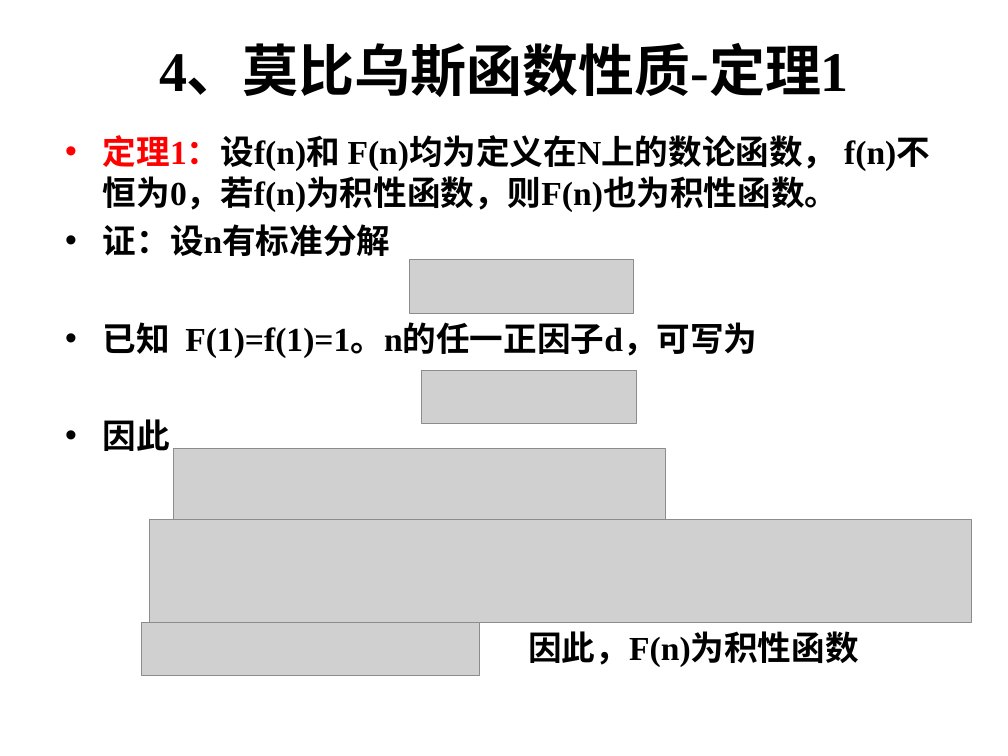
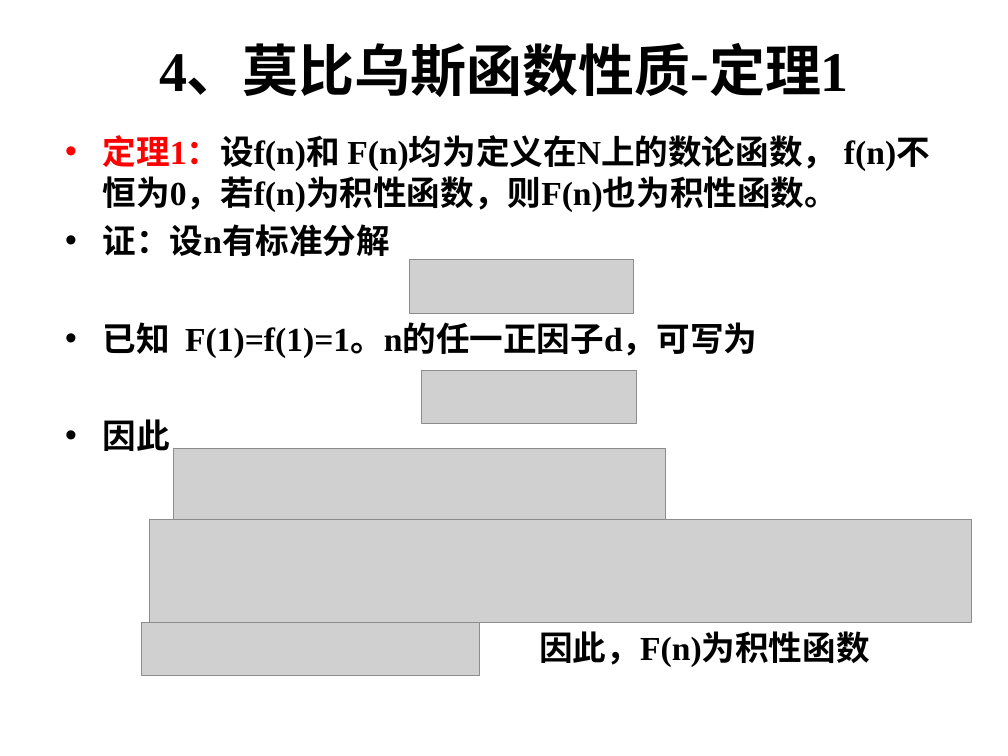
Before and after one commit to xiaohuihuigh/cpp, a slide deck: slide 12 of acm/acm选修/第7次课 莫比乌斯变换.ppt. Drawn at 1008x756 pixels with LibreOffice and Linux fonts; fonts in the diff are those of the drawing; grey boxes stand for pictures; background and template pictures are left out. Boxes give left, top, right and bottom in pixels: in the first picture for what was removed or moved away, otherwise in the second. Text is boxed around its words. In the diff, an @@ line names an element or a change of style, - is before the commit and + after.

```diff
--- a/acm/acm选修/第7次课 莫比乌斯变换.ppt
+++ b/acm/acm选修/第7次课 莫比乌斯变换.ppt
@@ text "定理1：设f(n)和 F(n)均为定义在N上的数论函数， f(n)不恒为0，若f(n)为积性函数，则F(n)也为积性函数 ..." at (103, 135, 930, 451): indent changed @@
@@ text "因此，F(n)为积性函数": place and size @@
-text "因此，F(n)为积性函数" at (528, 631, 858, 667)
+text "因此，F(n)为积性函数" at (539, 631, 869, 667)
```
Also in this commit, not shown: 48 other slides changed, 12 other files.
